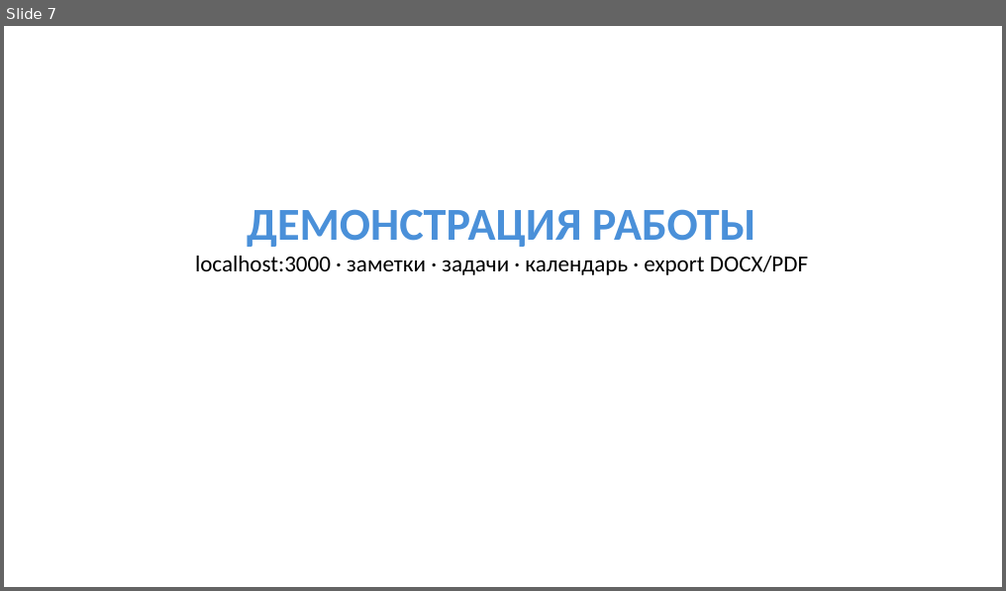
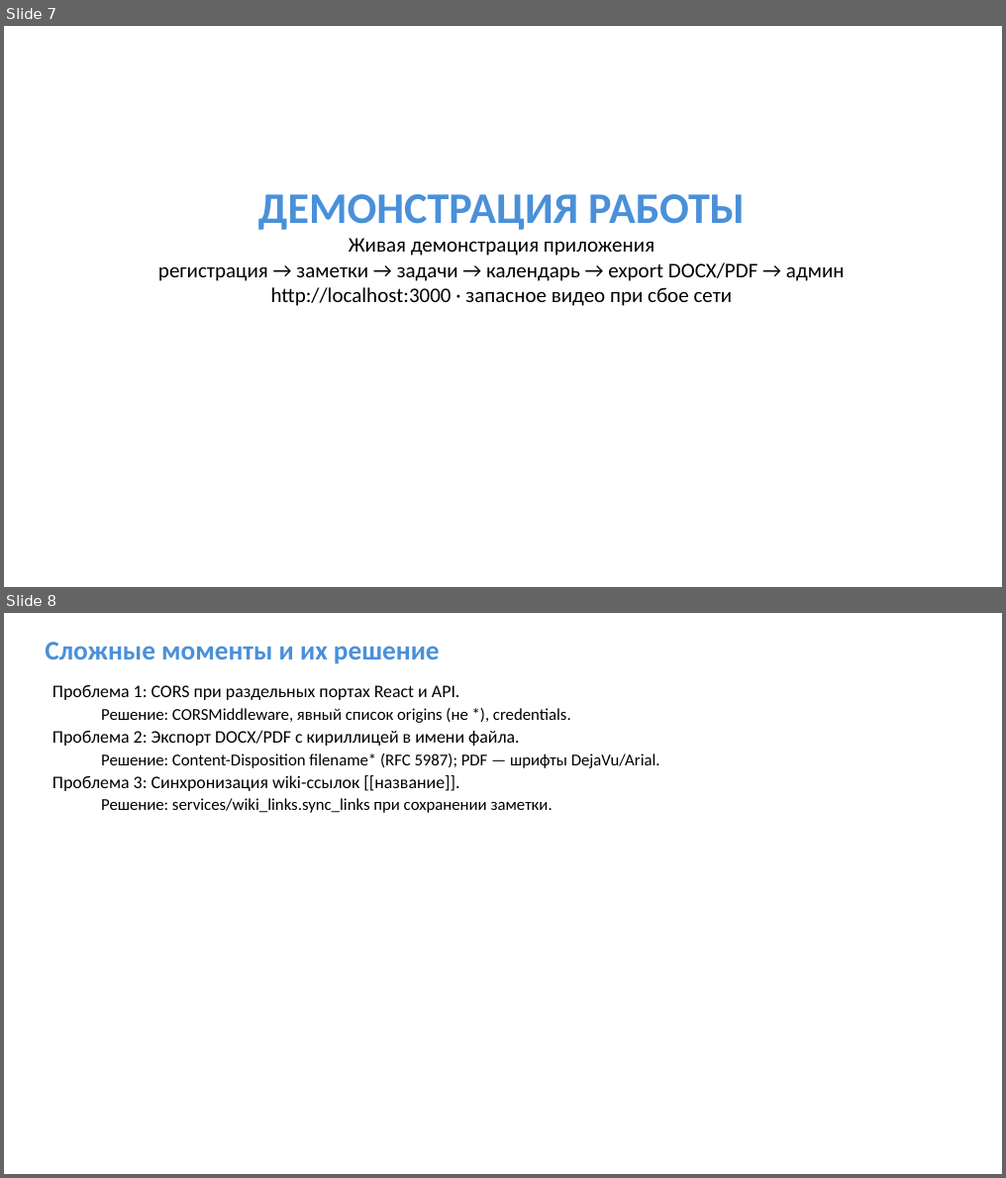
Before and after one commit to Sergei0319/ticktick-diplom, a slide deck: presentation/Презентация_TickTick_диплом.pptx. Shown one above the other, each under a label of ours: slide 7 before the commit, slides 7 and 8 after it. The pictures are 1006x591 and 1006x1178 pixels, drawn with LibreOffice and Linux fonts; fonts in the diff are those of the drawing. Boxes give left, top, right and bottom in pixels: in the first picture for what was removed or moved away, otherwise in the second. Text is boxed around its words. In the diff, an @@ line names an element or a change of style, - is before the commit and + after.

```diff
--- a/presentation/Презентация_TickTick_диплом.pptx
+++ b/presentation/Презентация_TickTick_диплом.pptx
@@ slide 8 added at (x1=4, y1=613, x2=1002, y2=1174), background #FFFFFF @@
@@ text added at (x1=45, y1=642, x2=440, y2=664), 26 pt, text #4A90D9, bold @@
+Сложные моменты и их решение
@@ text added at (x1=53, y1=685, x2=660, y2=813), 16 pt, text #000000 @@
+Проблема 1: CORS при раздельных портах React и API.
+  Решение: CORSMiddleware, явный список origins (не *), credentials.
+Проблема 2: Экспорт DOCX/PDF с кириллицей в имени файла.
+  Решение: Content-Disposition filename* (RFC 5987); PDF — шрифты DejaVu/Arial.
+Проблема 3: Синхронизация wiki-ссылок [[название]].
+  Решение: services/wiki_links.sync_links при сохранении заметки.
@@ slide 7 changed as well @@
@@ text "ДЕМОНСТРАЦИЯ РАБОТЫ" moved from (x1=195, y1=209, x2=808, y2=275) to (x1=158, y1=194, x2=845, y2=306) @@
@@ text at (x1=258, y1=194, x2=745, y2=230): size 44 to 42 pt in "ДЕМОНСТРАЦИЯ РАБОТЫ" @@
@@ text at (x1=158, y1=238, x2=845, y2=306): text changed; size 22 to 20 pt @@
-localhost:3000 · заметки · задачи · календарь · export DOCX/PDF
+Живая демонстрация приложения
+регистрация → заметки → задачи → календарь → export DOCX/PDF → админ
+http://localhost:3000 · запасное видео при сбое сети
```
Also in this commit, not shown: 5 other slides changed, 3 other slides added, 4 slides removed.
